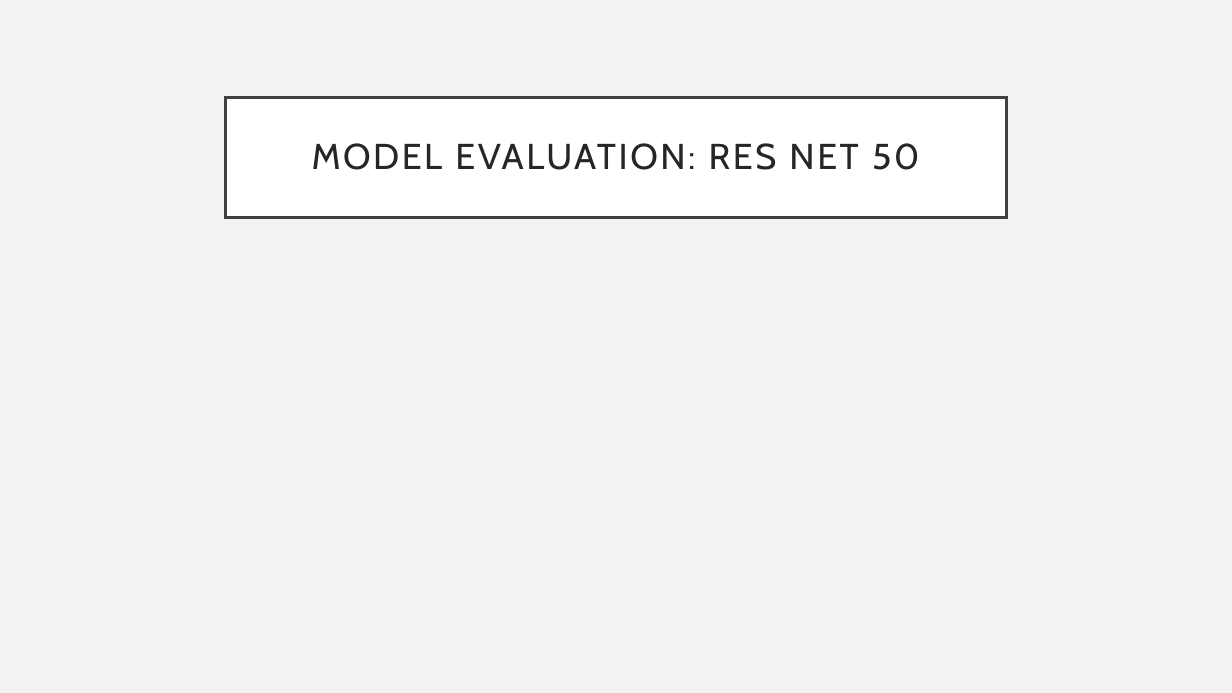
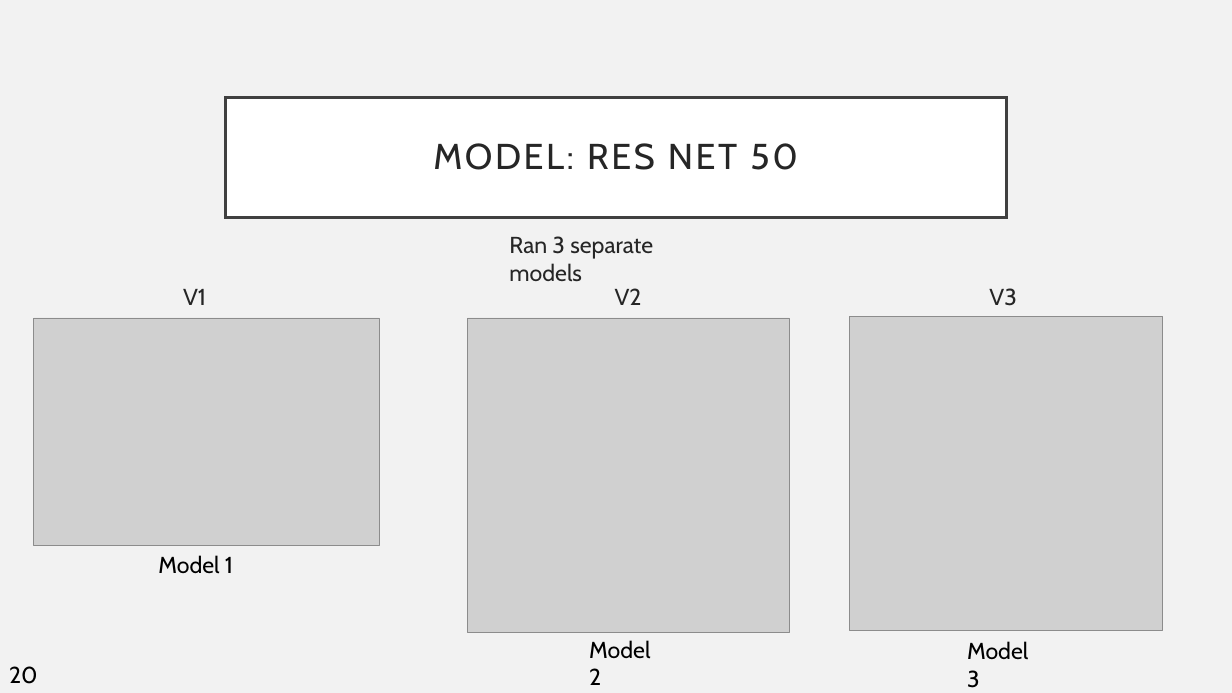
Before and after one commit to EZRA-DVLPR/MachineLearning-Comp542, a slide deck: slide 21 of group_proj/presentations/FinalPresentation.pptx (slide 18 before the commit). Drawn at 1232x693 pixels with LibreOffice and Linux fonts; fonts in the diff are those of the drawing; grey boxes stand for pictures. Boxes give left, top, right and bottom in pixels: in the first picture for what was removed or moved away, otherwise in the second. Text is boxed around its words. In the diff, an @@ line names an element or a change of style, - is before the commit and + after.

```diff
--- a/group_proj/presentations/FinalPresentation.pptx
+++ b/group_proj/presentations/FinalPresentation.pptx
@@ title at [433, 143, 798, 170]: text changed @@
-MODEL EVALUATION: RES NET 50
+MODEL: RES NET 50
@@ text added at [509, 236, 653, 282], 18 pt, text #262626 @@
+Ran 3 separate models
@@ text added at [183, 289, 206, 305], 18 pt, text #262626 @@
+V1
@@ text added at [615, 288, 642, 305], 18 pt, text #262626 @@
+V2
@@ text added at [989, 288, 1016, 306], 18 pt, text #262626 @@
+V3
@@ picture added at [34, 318, 380, 546] @@
@@ picture added at [468, 318, 789, 633] @@
@@ picture added at [850, 316, 1164, 630] @@
@@ text added at [158, 555, 233, 574], 18 pt, text #000000 @@
+Model 1
@@ text added at [589, 640, 650, 685], 18 pt, text #000000 @@
+Model 2
@@ text added at [967, 641, 1028, 688], 18 pt, text #000000 @@
+Model 3
@@ text added at [9, 666, 38, 684], 18 pt, text #000000 @@
+20
```
Also in this commit, not shown: 33 other slides changed, 12 slides added, 5 slides removed, 1 other file.
